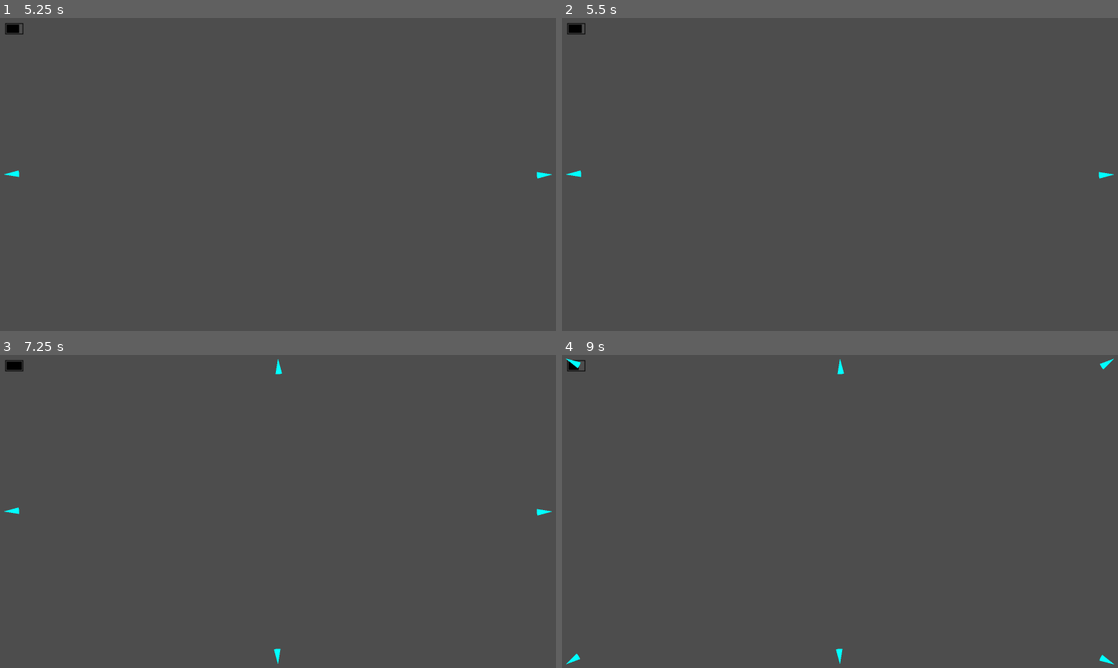
Above: before the commit, frames 1-4 (two rows, left to right).
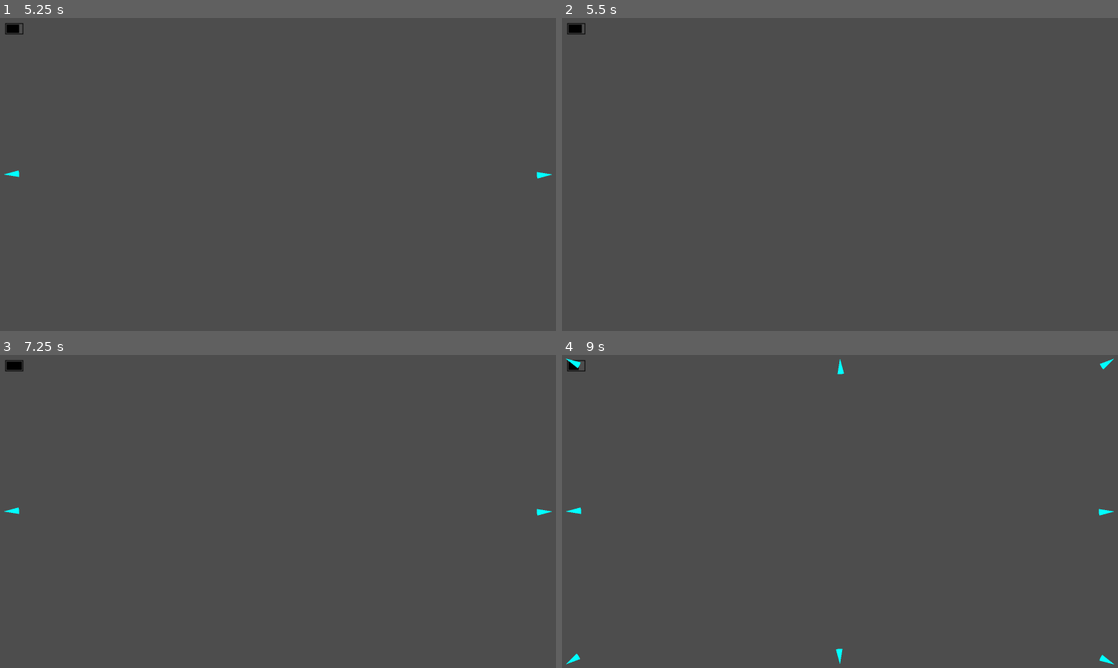
Above: after the commit, the same moments.

Repository: yancouto/psych0
Game: Godot game, scene res://runner.tscn
Same seed, same stepped clock (60 frames per second), same inputs: the game is played once before the commit and once after it.
Inputs (mouse positions are in pixels of both pictures, inside the frame that each line leads up to):
- Up to frame 1 (5.25 s): tap Enter at 0.5, 2, 3.5 s; move the mouse to (400, 158) at 0.52 s; press the mouse at (400, 158) at 0.53 s; hold D (move_right) 0.53-1.28 s; tap Space at 1.25, 2.75, 4.25 s; move the mouse to (166, 190) at 1.27 s; release the mouse at (166, 190) at 1.28 s; hold S (move_down) 1.28-2.03 s; right-click (166, 190) at 1.35 s; click (166, 190) at 1.55 s; move the mouse to (333, 105) at 2.02 s; press the mouse at (333, 105) at 2.03 s; hold D (move_right) 2.03-2.78 s; move the mouse to (250, 237) at 2.77 s; release the mouse at (250, 237) at 2.78 s; hold W (move_up) 2.78-3.53 s; click (250, 237) at 2.85 s; move the mouse to (444, 221) at 3.52 s; hold Right mouse button (bullet_time) 3.53-4.28 s; hold A (move_left) 3.53-5.03 s; click (444, 221) at 3.8 s; move the mouse to (111, 127) at 4.27 s; click (111, 127) at 4.35 s; move the mouse to (305, 174) at 5.02 s; press the mouse at (305, 174) at 5.03 s; hold S (move_down) from 5.03 s (still down)
- Up to frame 2 (5.5 s): keep holding S (move_down)
- Up to frame 3 (7.25 s): move the mouse to (194, 433) at 5.77 s; release S (move_down) at 5.78 s; release the mouse at (194, 433) at 5.78 s; hold D (move_right) 5.78-6.53 s; right-click (194, 433) at 5.85 s; click (194, 433) at 6.05 s; move the mouse to (400, 495) at 6.52 s; press the mouse at (400, 495) at 6.53 s; hold W (move_up) from 6.53 s (still down)
- Up to frame 4 (9 s): move the mouse to (728, 527) at 7.27 s; release W (move_up) at 7.28 s; release the mouse at (728, 527) at 7.28 s; hold D (move_right) 7.28-8.03 s; click (728, 527) at 7.35 s; move the mouse to (895, 442) at 8.02 s; hold S (move_down) 8.03-8.78 s; hold Right mouse button (bullet_time) 8.03-8.78 s; click (895, 442) at 8.3 s; move the mouse to (812, 574) at 8.77 s; hold A (move_left) from 8.78 s (still down); click (812, 574) at 8.85 s

Frame 1 is identical in both runs. In frame 2, less than 0.1% of the frame differs, in the area x 0-100%, y 48-52%; in frame 3, less than 0.1%; in frame 4, less than 0.1%.

Commit message:
Make speed and radius relative to player

Diff:
--- a/bullet_time.gd
+++ b/bullet_time.gd
@@ -8,13 +8,13 @@
 const RECOVER := 0.4
 var secs_left := MAX_SECS
 
-func _draw():
+func _draw() -> void:
 	draw_rect(Rect2(position, size), Color.BLACK, false, 2)
 	var inner_size := size - 2 * Vector2(border, border)
 	inner_size.x *= secs_left / MAX_SECS
 	draw_rect(Rect2(position + Vector2(border, border), inner_size), Color.BLACK, true)
 
-func _process(dt: float):
+func _process(dt: float) -> void:
 	var prev_secs_left := secs_left
 	if Input.is_action_pressed("bullet_time"):
 		secs_left = maxf(secs_left - dt, 0.)
--- a/editor/formation.gd
+++ b/editor/formation.gd
@@ -1,18 +1,27 @@
 class_name Formation
 
 const EnemyToSpawn = LevelEvent.EnemyToSpawn
+
+const BASE_SPEED := 400.
+const BASE_RADIUS := 30.
+
+static func speed(speedm: Vector2) -> Vector2:
+	return speedm * BASE_SPEED
+
+static func radius(radiusm: float) -> float:
+	return radiusm * BASE_RADIUS
 
 class Single extends Formation:
 	#var enemy: String
 	var pos: Vector2
-	var speed: Vector2
-	var radius: float
-	func _init(p: Vector2, s: Vector2, r: float):
+	var speedm: Vector2
+	var radiusm: float
+	func _init(p: Vector2, sm: Vector2, rm: float):
 		pos = p
-		speed = s
-		radius = r
-	func raw_enemies() -> Array[EnemyToSpawn]:
-		return [EnemyToSpawn.new(radius, pos, speed)]
+		speedm = sm
+		radiusm = rm
+	func raw_enemies() -> Array[EnemyToSpawn]:
+		return [EnemyToSpawn.new(radius(radiusm), pos, speed(speedm))]
 
 # Multiple enemies in a line, one after another
 class Multiple extends Formation:
@@ -20,20 +29,22 @@
 	# Position of the closes enemy to the screen
 	var pos: Vector2
 	# Speed of the closes enemy to screen
-	var speed: Vector2
+	var speedm: Vector2
 	# Distance between enemies
 	var spacing: float
 	# Enemy radius
-	var radius: float
-	func _init(amount: int, pos: Vector2, speed: Vector2, spacing := 5., radius := 40.):
+	var radiusm: float
+	func _init(amount: int, pos: Vector2, speedm: Vector2, spacing := 5., radiusm := 1.):
 		self.amount = amount
 		self.pos = pos
-		self.speed = speed
+		self.speedm = speedm
 		self.spacing = spacing
-		self.radius = radius
-	func raw_enemies() -> Array[EnemyToSpawn]:
-		var enemies: Array[EnemyToSpawn] = []
-		var dir := -speed.normalized()
+		self.radiusm = radiusm
+	func raw_enemies() -> Array[EnemyToSpawn]:
+		var enemies: Array[EnemyToSpawn] = []
+		var dir := -speedm.normalized()
+		var speed := speed(speedm)
+		var radius := radius(radiusm)
 		for i in range(amount):
 			enemies.append(EnemyToSpawn.new(radius, pos + dir * i * (spacing + 2 * radius), speed))
 		return enemies
@@ -42,7 +53,7 @@
 	var amount: int
 	var starting_angle: float
 	var speed_len: float
-	func _init(amount: int, starting_angle: float = 0, speed_len: float = 200):
+	func _init(amount: int, starting_angle: float = 0, speed_len := 1.):
 		self.amount = amount
 		self.starting_angle = starting_angle
 		self.speed_len = speed_len
@@ -51,12 +62,13 @@
 		var n := self.amount
 		enemies.resize(n)
 		var center := Vector2(LevelBuilder.W / 2.0, LevelBuilder.H / 2.0)
-		const enemy_radius := 20
+		# TODO: Make customisable
+		const enemy_radius := BASE_RADIUS
 		var circle_radius := center.length() + enemy_radius
 		for i in range(n):
 			var angle := Vector2(0, -1).rotated(starting_angle + i * (TAU / n))
 			var pos := center + angle * circle_radius
-			var speed := -angle * speed_len
+			var speed := -angle * speed_len * BASE_SPEED
 			enemies[i] = EnemyToSpawn.new(enemy_radius, pos, speed)
 		return enemies
 
@@ -128,25 +140,26 @@
 	var side: HorizontalLineSide
 	var placement: HorizontalLinePlacement
 	var speed_len: float
-	var radius: float
-	func _init(amount: int, side: HorizontalLineSide, placement: HorizontalLinePlacement, speed_len: float = 300, radius: float = 30):
+	var radiusm: float
+	func _init(amount: int, side: HorizontalLineSide, placement: HorizontalLinePlacement, speed_len := 1., radiusm := 1.):
 		self.amount = amount
 		self.side = side
 		self.placement = placement
 		self.speed_len = speed_len
-		self.radius = radius
+		self.radiusm = radiusm
 	# Allows customisable width and height
 	func _inner_raw_enemies(w: float, h: float) -> Array[EnemyToSpawn]:
+		var radius := radius(radiusm)
 		var positions := placement.positions(amount, radius, w)
 		var enemies: Array[EnemyToSpawn] = []
 		for pos in positions:
 			var speed_y: float
 			if side == HorizontalLineSide.Top:
 				pos.y = -radius - pos.y
-				speed_y = speed_len
+				speed_y = speed_len * BASE_SPEED
 			else:
 				pos.y = h + radius + pos.y
-				speed_y = -speed_len
+				speed_y = -speed_len * BASE_SPEED
 			enemies.append(EnemyToSpawn.new(radius, pos, Vector2(0, speed_y)))
 		return enemies
 	func raw_enemies() -> Array[EnemyToSpawn]:
@@ -197,16 +210,16 @@
 	var side: VerticalLineSide
 	var placement: VerticalLinePlacement
 	var speed_len: float
-	var radius: float
-	func _init(amount: int, side: VerticalLineSide, placement: VerticalLinePlacement, speed_len: float = 300, radius: float = 30):
+	var radiusm: float
+	func _init(amount: int, side: VerticalLineSide, placement: VerticalLinePlacement, speed_len := 1., radiusm := 1.):
 		self.amount = amount
 		self.side = side
 		self.placement = placement
 		self.speed_len = speed_len
-		self.radius = radius
+		self.radiusm = radiusm
 	func raw_enemies() -> Array[EnemyToSpawn]:
 		var horizontal_side := HorizontalLineSide.Top if side == VerticalLineSide.Left else HorizontalLineSide.Bottom
-		var enemies := HorizontalLine.new(amount, horizontal_side, placement.convert(), speed_len, radius)._inner_raw_enemies(LevelBuilder.H, LevelBuilder.W)
+		var enemies := HorizontalLine.new(amount, horizontal_side, placement.convert(), speed_len, radiusm)._inner_raw_enemies(LevelBuilder.H, LevelBuilder.W)
 		for enemy in enemies:
 			enemy.pos = Vector2(enemy.pos.y, enemy.pos.x)
 			enemy.speed = Vector2(enemy.speed.y, enemy.speed.x)
@@ -218,15 +231,16 @@
 	var spacing: float
 	var starting_angle: float
 	var speed_len: float
-	var radius: float
-	func _init(amount_in_circle: int, amount: int, spacing: float, starting_angle := 0., speed_len := 300., radius := 30.):
+	var radiusm: float
+	func _init(amount_in_circle: int, amount: int, spacing: float, starting_angle := 0., speed_len := 1., radiusm := 1.):
 		self.amount_in_circle = amount_in_circle
 		self.amount = amount
 		self.spacing = spacing
 		self.starting_angle = starting_angle
 		self.speed_len = speed_len
-		self.radius = radius
-	func raw_enemies() -> Array[EnemyToSpawn]:
+		self.radiusm = radiusm
+	func raw_enemies() -> Array[EnemyToSpawn]:
+		var radius := radius(radiusm)
 		var enemies: Array[EnemyToSpawn] = []
 		enemies.resize(amount)
 		var center := Vector2(LevelBuilder.W / 2, LevelBuilder.H / 2)
@@ -234,7 +248,7 @@
 		for i in range(amount):
 			var angle := Vector2(0, -1).rotated(i * 2 * PI / amount_in_circle)
 			var pos := center + angle * (screen_radius + radius + i * spacing)
-			var speed := -angle * speed_len
+			var speed := -angle * speed_len * BASE_SPEED
 			enemies[i] = EnemyToSpawn.new(radius, pos, speed)
 		return enemies
 
--- a/levels/level1.gd
+++ b/levels/level1.gd
@@ -3,8 +3,8 @@
 var F := Formation
 
 func _init():
-	const r := 25
-	const s := 300
+	const r := 0.9
+	const s := 0.75
 	var screen_angle := Vector2(H/2, W/2).angle()
 
 	wait(2)
@@ -12,24 +12,24 @@
 	wait_until_no_enemies()
 	spawn(F.Circle.new(2, -PI/2))
 	wait(3)
-	spawn(F.Circle.new(4, 0, 400))
+	spawn(F.Circle.new(4, 0, 1))
 	wait(1.5)
-	spawn(F.Circle.new(2, -screen_angle, 400))
-	spawn(F.Circle.new(2, screen_angle, 400))
+	spawn(F.Circle.new(2, -screen_angle, 1))
+	spawn(F.Circle.new(2, screen_angle, 1))
 	wait_until_no_enemies()
 
 	wait(2)
 	spawn(F.HorizontalLine.new(10, F.HorizontalLineSide.Top, F.HorizontalLinePlacement.Distribute.new()))
 	wait(1)
-	spawn(F.HorizontalLine.new(12, F.HorizontalLineSide.Bottom, F.HorizontalLinePlacement.Distribute.new(), 400, 30))
+	spawn(F.HorizontalLine.new(12, F.HorizontalLineSide.Bottom, F.HorizontalLinePlacement.Distribute.new(), 1, 1))
 	wait_until_no_enemies()
 
 
-	spawn(F.HorizontalLine.new(15, F.HorizontalLineSide.Top, F.HorizontalLinePlacement.V.new(100), 400))
+	spawn(F.HorizontalLine.new(15, F.HorizontalLineSide.Top, F.HorizontalLinePlacement.V.new(100), 1))
 	wait(1)
-	spawn(F.HorizontalLine.new(14, F.HorizontalLineSide.Top, F.HorizontalLinePlacement.V.new(100), 400))
+	spawn(F.HorizontalLine.new(14, F.HorizontalLineSide.Top, F.HorizontalLinePlacement.V.new(100), 1))
 	wait(1.5)
-	spawn(F.HorizontalLine.new(17, F.HorizontalLineSide.Bottom, F.HorizontalLinePlacement.V.new(100), 400))
+	spawn(F.HorizontalLine.new(17, F.HorizontalLineSide.Bottom, F.HorizontalLinePlacement.V.new(100), 1))
 	wait_until_no_enemies()
 
 
@@ -40,34 +40,34 @@
 
 
 	var extra: Array[Formation] = [
-		F.VerticalLine.new(8, F.VerticalLineSide.Right, F.VerticalLinePlacement.Distribute.new(), 400),
+		F.VerticalLine.new(8, F.VerticalLineSide.Right, F.VerticalLinePlacement.Distribute.new(), 1),
 		null,
-		F.VerticalLine.new(11, F.VerticalLineSide.Right, F.VerticalLinePlacement.V.new(100), 400),
+		F.VerticalLine.new(11, F.VerticalLineSide.Right, F.VerticalLinePlacement.V.new(100), 1),
 		null,
-		F.VerticalLine.new(11, F.VerticalLineSide.Right, F.VerticalLinePlacement.Gap.new(500, 300), 400)
+		F.VerticalLine.new(11, F.VerticalLineSide.Right, F.VerticalLinePlacement.Gap.new(500, 300), 1)
 	]
 	for i in range(5):
 		wait(1)
 		if extra[i] != null:
 			spawn(extra[i])
-		spawn(F.VerticalLine.new(13, F.VerticalLineSide.Left, F.VerticalLinePlacement.Gap.new((i + 1) * (H / 6), 200)))
+		spawn(F.VerticalLine.new(13, F.VerticalLineSide.Left, F.VerticalLinePlacement.Gap.new((i + 1) * (H / 6), 200), 1., 0.75))
 	wait_until_no_enemies()
 
-	spawn(F.Multiple.new(50, Vector2(W + r, H / 2), Vector2(-300, 0), 10, r))
+	spawn(F.Multiple.new(50, Vector2(W + r, H / 2), Vector2(-0.75, 0), 0.1, r))
 	wait(5)
 	for i in range(5):
 		wait(1)
 		var side := F.VerticalLineSide.Left if i % 2 == 0 else F.VerticalLineSide.Right
-		spawn(F.VerticalLine.new(13, side, F.VerticalLinePlacement.Distribute.new(), 350 + 100 * i))
+		spawn(F.VerticalLine.new(13, side, F.VerticalLinePlacement.Distribute.new(), 0.9 + 0.25 * i))
 	wait_until_no_enemies()
 
 	spawn(F.Spiral.new(20, 100, 50))
 	wait(5)
-	spawn(F.VerticalLine.new(11, F.VerticalLineSide.Left, F.VerticalLinePlacement.Distribute.new(), 300))
+	spawn(F.VerticalLine.new(11, F.VerticalLineSide.Left, F.VerticalLinePlacement.Distribute.new(), .75))
 	wait(0.5)
-	spawn(F.VerticalLine.new(11, F.VerticalLineSide.Right, F.VerticalLinePlacement.Distribute.new(), 300))
+	spawn(F.VerticalLine.new(11, F.VerticalLineSide.Right, F.VerticalLinePlacement.Distribute.new(), .75))
 	wait(4)
 	for i in range(3):
 		wait(1.5)
-		spawn(F.HorizontalLine.new(11, F.HorizontalLineSide.Top, F.HorizontalLinePlacement.V.new(50 + 50 * i), 200))
+		spawn(F.HorizontalLine.new(11, F.HorizontalLineSide.Top, F.HorizontalLinePlacement.V.new(50 + 50 * i), .5))
 	wait_until_no_enemies()
--- a/player.gd
+++ b/player.gd
@@ -3,7 +3,7 @@
 
 @export var SHOT_COOLDOWN := 0.2
 @export var speed := 400
-@export var radius := 20
+@export var radius := 30
 var screen_size
 var cur_shot_cooldown := 0.
 
--- a/project.godot
+++ b/project.godot
@@ -63,6 +63,7 @@
 bullet_time={
 "deadzone": 0.5,
 "events": [Object(InputEventMouseButton,"resource_local_to_scene":false,"resource_name":"","device":-1,"window_id":0,"a …(253 unchanged characters)…
+, Object(InputEventKey,"resource_local_to_scene":false,"resource_name":"","device":0,"window_id":0,"alt_pressed":false,"shift_pressed":false,"ctrl_pressed":false,"meta_pressed":false,"pressed":false,"keycode":0,"physical_keycode":4194325,"key_label":0,"unicode":0,"echo":false,"script":null)
 ]
 }
 
Not shown, changed: .gitignore
